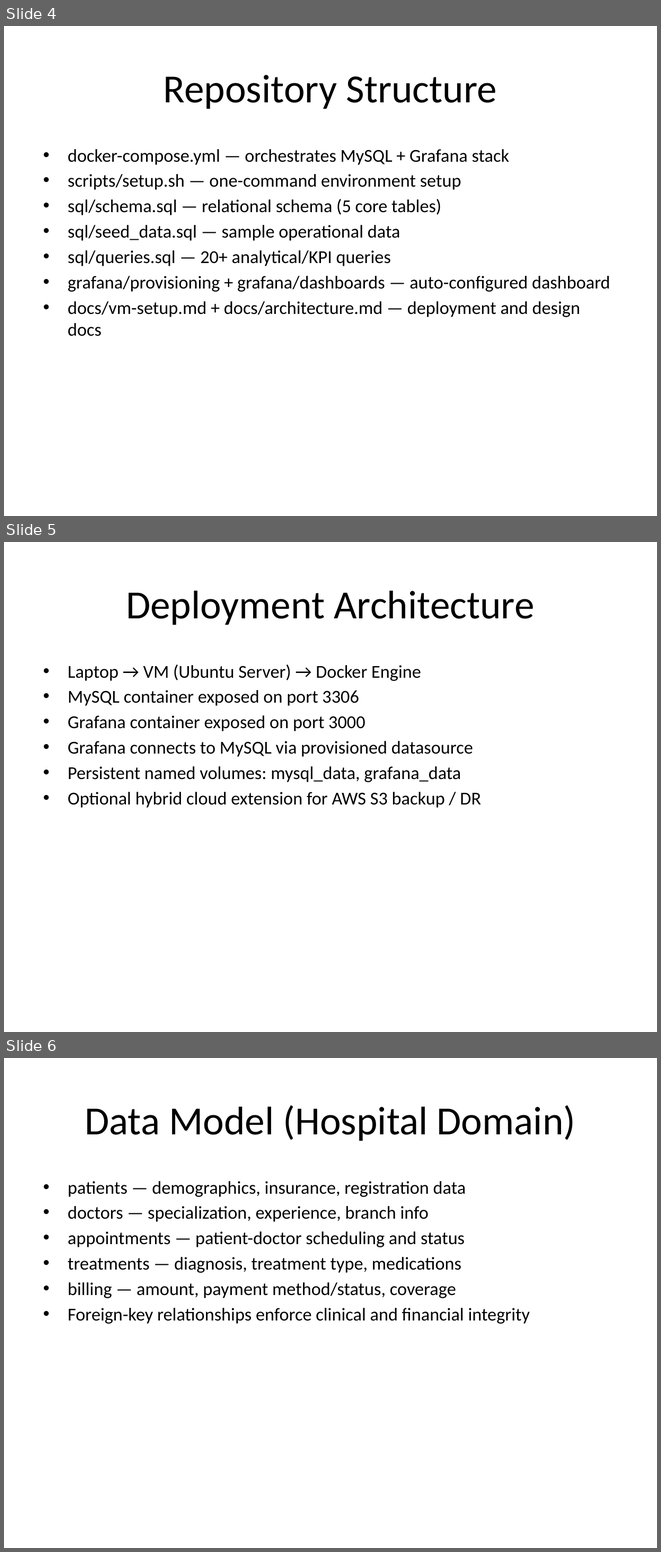
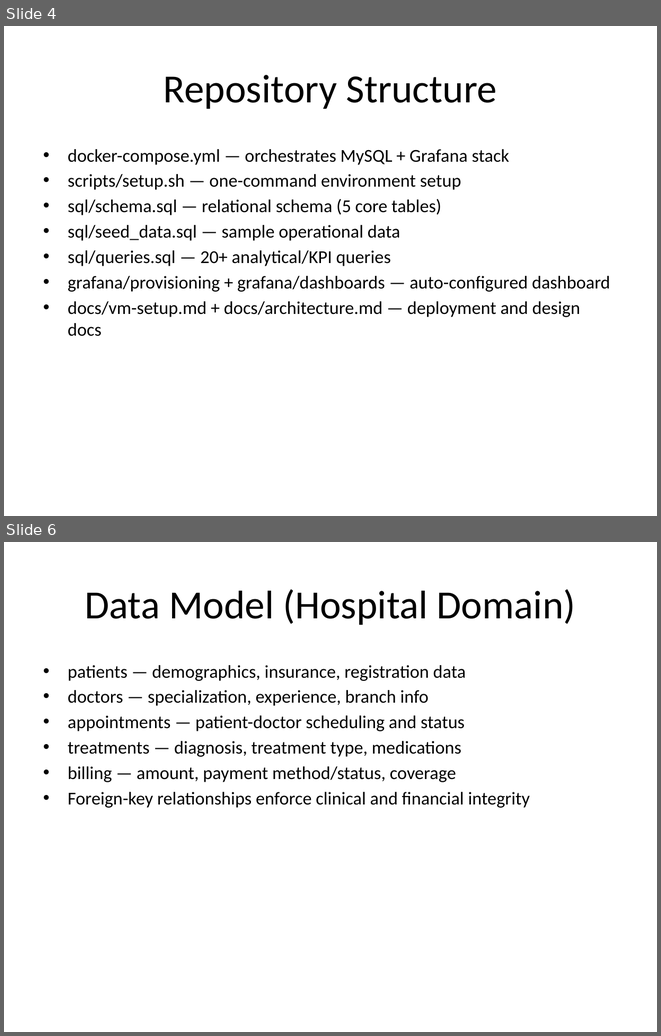
Before and after one commit to the3miaphysite3engineer3/Virtual-Hospital, a slide deck: docs/Virtual-Hospital-Project-Presentation.pptx. Shown one above the other, each under a label of ours: slides 4, 5 and 6 before the commit, slides 4 and 6 after it; the slides between them are not shown. The pictures are 661x1552 and 661x1036 pixels, drawn with LibreOffice and Linux fonts; fonts in the diff are those of the drawing. Boxes give left, top, right and bottom in pixels: in the first picture for what was removed or moved away, otherwise in the second. Text is boxed around its words. In the diff, an @@ line names an element or a change of style, - is before the commit and + after.

```diff
--- a/docs/Virtual-Hospital-Project-Presentation.pptx
+++ b/docs/Virtual-Hospital-Project-Presentation.pptx
@@ slide 5 removed at [4, 542, 657, 1032], background #FFFFFF @@
@@ title removed at [126, 590, 534, 625] @@
-Deployment Architecture
@@ text removed at [68, 664, 481, 808] @@
-• Laptop → VM (Ubuntu Server) → Docker Engine
-• MySQL container exposed on port 3306
-• Grafana container exposed on port 3000
-• Grafana connects to MySQL via provisioned datasource
-• Persistent named volumes: mysql_data, grafana_data
-• Optional hybrid cloud extension for AWS S3 backup / DR
```
Also in this commit, not shown: 2 slides added.
